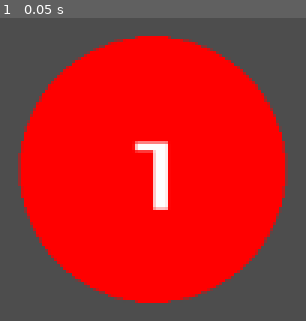
Above: before the commit, frame 1.
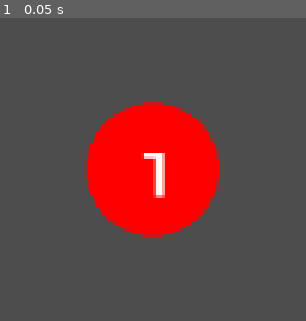
Above: after the commit, the same moment.

Repository: nuts4nuts4nuts/flappyversary
Game: Godot game, scene res://scenes/main.tscn
Same seed, same stepped clock (60 frames per second), same inputs: the game is played once before the commit and once after it.
Inputs:
- Up to frame 1 (0.05 s): no input

The runs differ from the first frame. In frame 1, 47% of the frame differs, in the area x 5-95%, y 5-95%.

Commit message:
Update references to replace _ with -

Diff:
--- a/scenes/ball-group.tscn
+++ b/scenes/ball-group.tscn
@@ -9,7 +9,7 @@
 friction = 0.0
 
 [sub_resource type="CircleShape2D" id="CircleShape2D_srb4v"]
-radius = 64.0
+radius = 32.0
 
 [node name="Ball" type="RigidBody2D"]
 physics_material_override = SubResource("PhysicsMaterial_c18o4")
@@ -35,7 +35,7 @@
 offset_right = 69.0
 offset_bottom = 44.0
 theme_override_fonts/font = ExtResource("4_xkb52")
-theme_override_font_sizes/font_size = 48
+theme_override_font_sizes/font_size = 30
 text = "555"
 horizontal_alignment = 1
 vertical_alignment = 1
--- a/scenes/gravity-test.tscn
+++ b/scenes/gravity-test.tscn
@@ -1,7 +1,7 @@
 [gd_scene load_steps=5 format=3 uid="uid://iq15pnqp1p3n"]
 
 [ext_resource type="Script" path="res://scripts/MakeGravityWell.gd" id="1_4s8h1"]
-[ext_resource type="PackedScene" uid="uid://bde642p286rq2" path="res://scenes/test_ball.tscn" id="2_56q3j"]
+[ext_resource type="PackedScene" uid="uid://bde642p286rq2" path="res://scenes/test-ball.tscn" id="2_56q3j"]
 [ext_resource type="PackedScene" uid="uid://ce4vyygh8x8ey" path="res://scenes/gravity_well.tscn" id="3_o47sc"]
 
 [sub_resource type="Curve2D" id="Curve2D_xp3v8"]
--- a/scenes/gravity-well.tscn
+++ b/scenes/gravity-well.tscn
@@ -1,6 +1,6 @@
 [gd_scene load_steps=2 format=3 uid="uid://ce4vyygh8x8ey"]
 
-[ext_resource type="Script" path="res://scripts/gravity_well.gd" id="1_32knt"]
+[ext_resource type="Script" path="res://scripts/gravity-well.gd" id="1_32knt"]
 
 [node name="Gravity Well" type="Node2D"]
 script = ExtResource("1_32knt")
--- a/scenes/main.tscn
+++ b/scenes/main.tscn
@@ -1,7 +1,7 @@
 [gd_scene load_steps=3 format=3 uid="uid://bev206jk65om0"]
 
 [ext_resource type="PackedScene" uid="uid://b87gypk8q3qob" path="res://scenes/ball-group.tscn" id="1_fjp4r"]
-[ext_resource type="PackedScene" uid="uid://ce4vyygh8x8ey" path="res://scenes/gravity_well.tscn" id="1_igh56"]
+[ext_resource type="PackedScene" uid="uid://ce4vyygh8x8ey" path="res://scenes/gravity-well.tscn" id="1_igh56"]
 
 [node name="main" type="Node2D"]
 
--- a/scenes/test-ball.tscn
+++ b/scenes/test-ball.tscn
@@ -1,7 +1,7 @@
 [gd_scene load_steps=4 format=3 uid="uid://bde642p286rq2"]
 
 [ext_resource type="Texture2D" uid="uid://5qxfnkeuhmm3" path="res://assets/download-white-circle-png-31629716484axd08oupl9.png" id="1_jb2qp"]
-[ext_resource type="Script" path="res://scenes/test_ball.gd" id="1_vyhqo"]
+[ext_resource type="Script" path="res://scenes/test-ball.gd" id="1_vyhqo"]
 
 [sub_resource type="CircleShape2D" id="CircleShape2D_se2g8"]
 radius = 95.2575
--- a/scripts/ball-drawing.gd
+++ b/scripts/ball-drawing.gd
@@ -6,9 +6,10 @@
 	pass # Replace with function body.
 
 
-# Called every frame. 'delta' is the elapsed time since the previous frame.
+# Called every frame. '`delta' is the elapsed time since the previous frame.
 func _process(delta):
 	pass
 
+
 func _draw():
-	draw_circle(position, 64.0, Color(1, 0, 0))
+	draw_circle(position, 32.0, Color(1, 0, 0))
